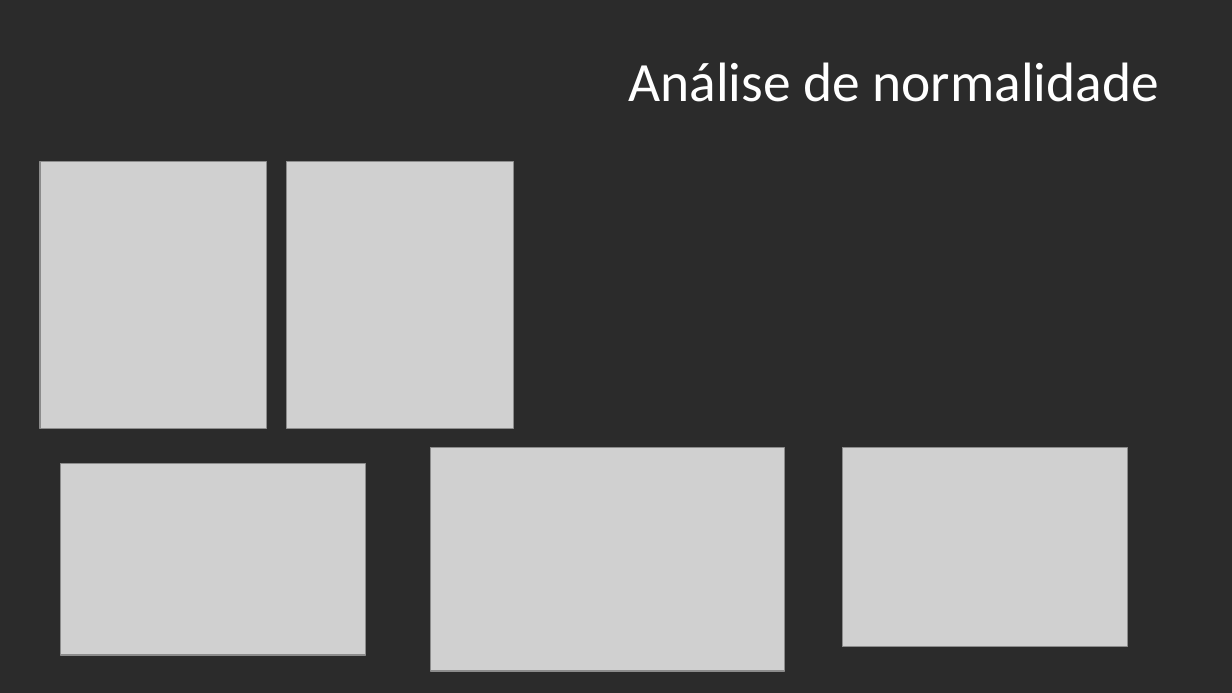
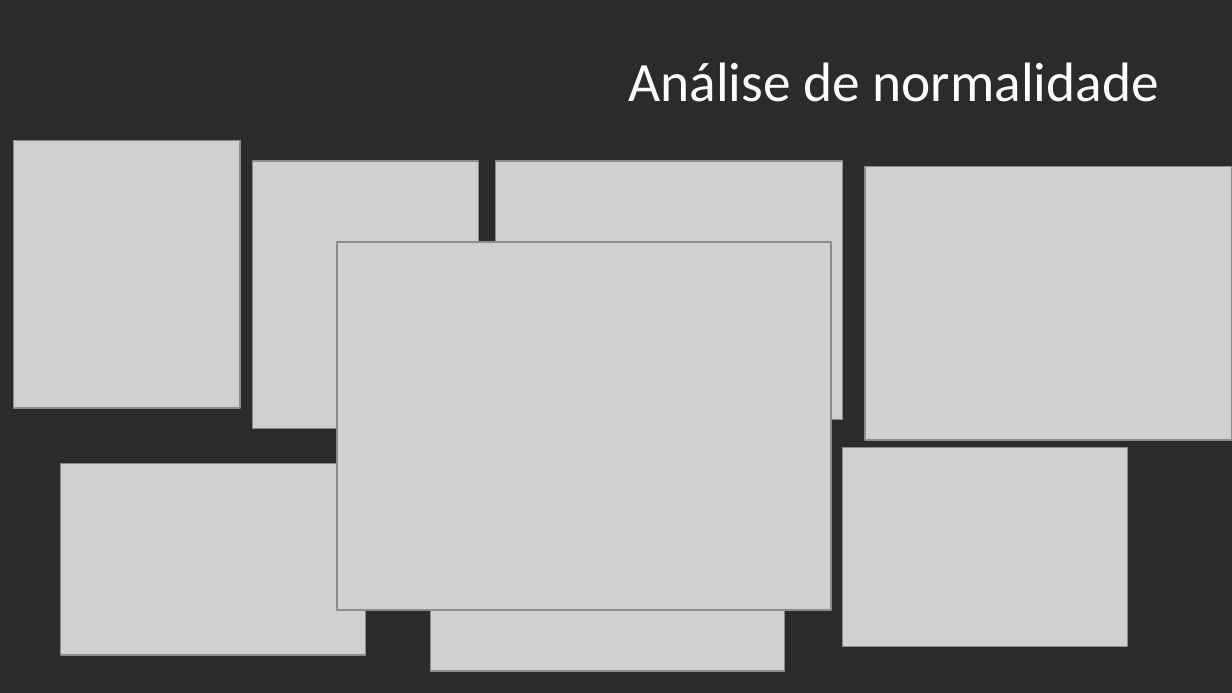
Before and after one commit to josepferreira/aa1-cd, a slide deck: slide 7 of apresentacao.pptx. Drawn at 1232x693 pixels with LibreOffice and Linux fonts; fonts in the diff are those of the drawing; grey boxes stand for pictures; background and template pictures are left out; a plain dark background stands for a picture behind light text. Boxes give left, top, right and bottom in pixels: in the first picture for what was removed or moved away, otherwise in the second. Text is boxed around its words. In the diff, an @@ line names an element or a change of style, - is before the commit and + after.

```diff
--- a/apresentacao.pptx
+++ b/apresentacao.pptx
@@ picture: place and size @@
-picture at box(39, 161, 266, 429)
+picture at box(14, 140, 240, 408)
@@ picture: place and size @@
-picture at box(287, 161, 514, 429)
+picture at box(253, 161, 479, 429)
@@ picture added at box(495, 161, 843, 420) @@
@@ picture added at box(865, 166, 1232, 440) @@
@@ picture added at box(338, 243, 832, 611) @@
```
Also in this commit, not shown: 5 other slides changed, 2 slides added.
